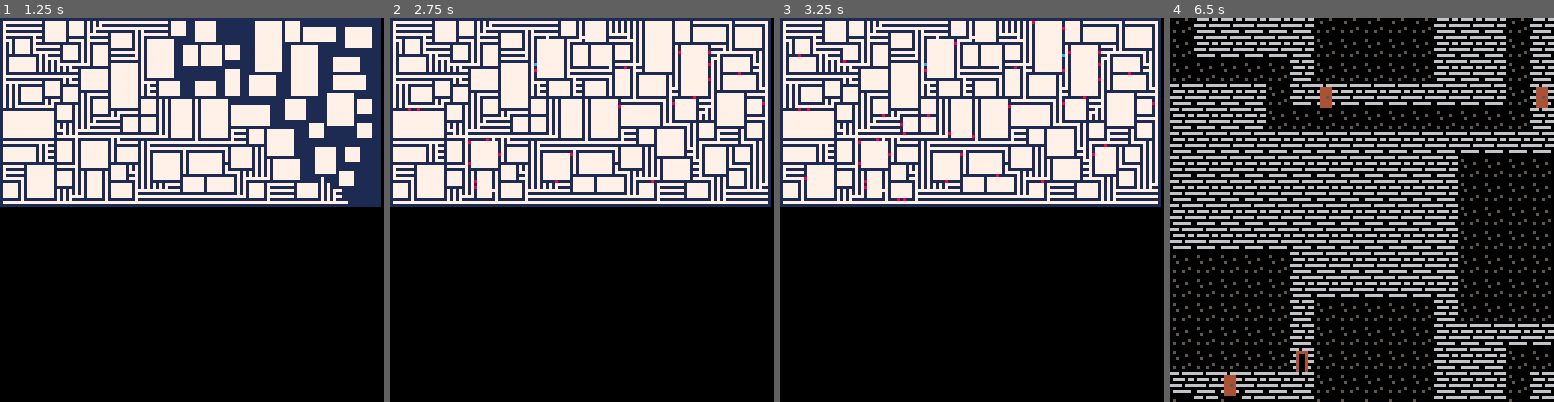
Above: before the commit, frames 1-4 (left to right).
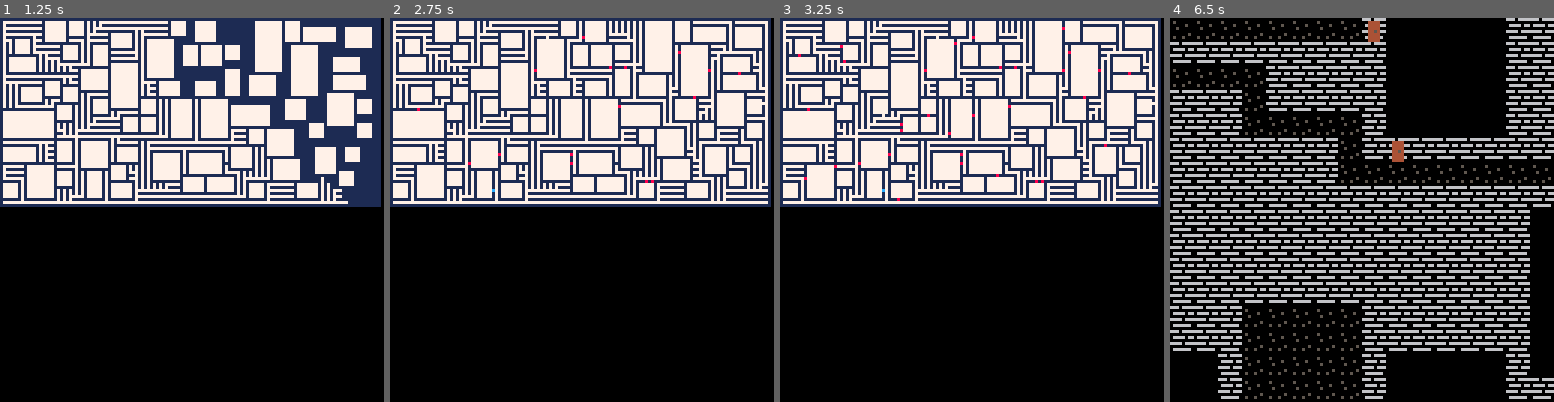
Above: after the commit, the same moments.

Repository: theRenard/PICO-8-Dungeon-Generator
Game: PICO-8 cartridge dungeon-generator.p8
Two runs of this game, one before a commit and one after it. Both use one fixed random seed, a clock stepped at 60 frames per second and the inputs below.
Inputs:
- Up to frame 1 (1.25 s): no input
- Up to frame 2 (2.75 s): hold Right 1.6-2.1 s; hold Up 2.15-2.42 s; hold Right from 2.47 s (still down)
- Up to frame 3 (3.25 s): release Right at 3.03 s; hold Left from 3.08 s (still down)
- Up to frame 4 (6.5 s): release Left at 3.58 s; hold Down 3.63-3.97 s; hold Right 4.02-4.68 s; hold Up 4.73-5.03 s; hold Left 5.08-5.68 s; hold Down 5.73-6.03 s; hold Right from 6.08 s (still down)

Frame 1 is identical in both runs. In frame 2, 0.1% of the frame differs, in the area x 4-98%, y 4-47%; in frame 3, 0.2%; in frame 4, 30%, in the area x 0-100%, y 0-100%.

Commit message:
Add chamber tracking to maze generation and update initialization

Diff:
--- a/lua/generator.lua
+++ b/lua/generator.lua
@@ -19,6 +19,7 @@
     local height = config.height or 64
     local mazeWidth = width - border
     local mazeHeight = height - border
+    local chambers = {}
     if hasBorder then
         border = 2
         mazeWidth = width - 1
@@ -214,8 +215,10 @@
             if not overlaps then
                 add(rooms, room)
                 addRegion()
+                chambers[currentRegion] = {}
                 for pos in all(getAllPositions(room)) do
                     carve(pos)
+                    add(chambers[currentRegion], pos)
                 end
                 if drawStep then drawmaze() end
             end
@@ -380,5 +383,5 @@
     connectRegions()
     removeDeadEnds()
 
-    return maze
+    return maze, chambers
 end
--- a/lua/main.lua
+++ b/lua/main.lua
@@ -5,11 +5,12 @@
 local dungeon = {}
 
 function _init()
-  dungeon = createMaze({
+  dungeon, chambers = createMaze({
     drawStep = true,
     method = 2,
     width = dungeonWidth,
     height = dungeonHeight,
+    extraConnectorChance = 80,
     exits = 4
   })
   forEachArr2D(
@@ -17,6 +18,17 @@
       mset(x - 1, y - 1, dungeon[x][y])
     end
   )
+  -- iterate over the chambers with pairs
+  for region, positions in pairs(chambers) do
+    -- iterate over the chamber's tiles with ipairs
+    for pos in all(positions) do
+      -- set the tile to a random floor tile
+      -- tile is from 2 to 7
+      local tile = region % 6 + 2
+      mset(pos.x - 1, pos.y - 1, tile)
+    end
+  end
+
 end
 
 -- the coordinates of the upper left corner of the camera
@@ -24,10 +36,10 @@
 cam_y = 0
 
 function _update()
-  if (btn(0) and cam_x > 0) cam_x -= 10
-  if (btn(1) and cam_x < (dungeonWidth * 8) - 128) cam_x += 10
-  if (btn(2) and cam_y > 0) cam_y -= 10
-  if (btn(3) and cam_y < (dungeonHeight * 8) - 128) cam_y += 10
+  if (btn(0) and cam_x > 0) cam_x -= 8
+  if (btn(1) and cam_x < (dungeonWidth * 8) - 128) cam_x += 8
+  if (btn(2) and cam_y > 0) cam_y -= 8
+  if (btn(3) and cam_y < (dungeonHeight * 8) - 128) cam_y += 8
 end
 
 function _draw()
